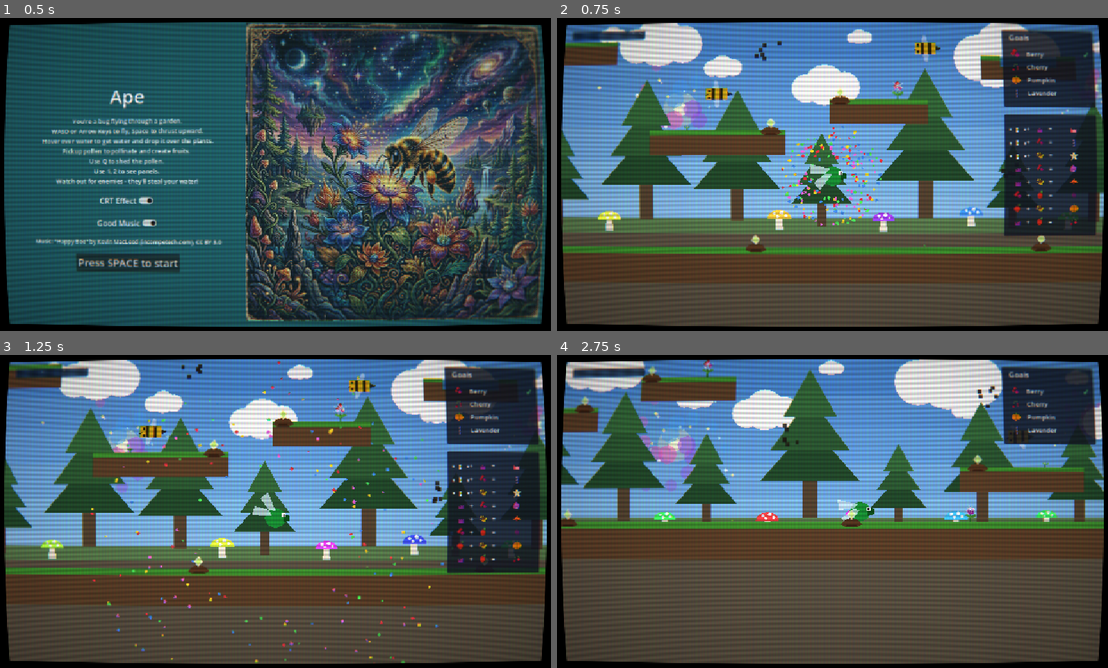
Above: before the commit, frames 1-4 (two rows, left to right).
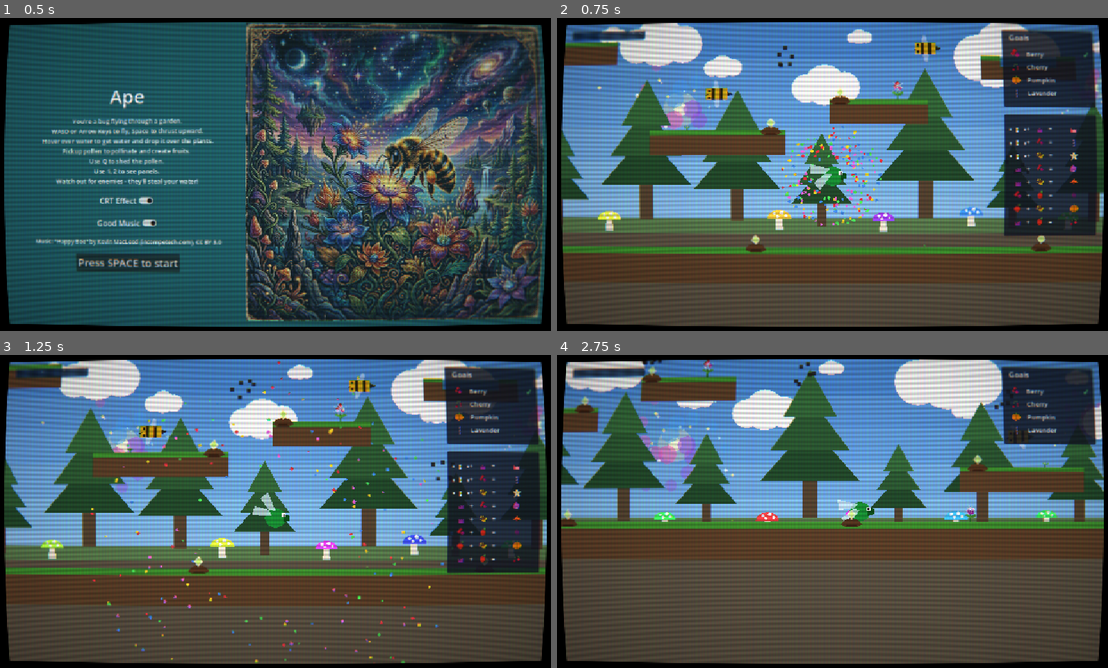
Above: after the commit, the same moments.

Repository: AntonioDrusin/ape
Game: Godot game, scene res://scenes/main_menu.tscn
The game is run twice, just before and just after one commit, with the same random seed, the same clock (stepped at 60 frames per second) and the same inputs.
Inputs:
- Up to frame 1 (0.5 s): no input
- Up to frame 2 (0.75 s): click "Press SPACE to start" at 0.5 s
- Up to frame 3 (1.25 s): no input
- Up to frame 4 (2.75 s): tap Enter (ui_accept) at 1.25, 1.52, 1.82, 2.27, 2.57 s; hold D (move_right) from 1.28 s (still down); tap Q (shed_pollen) at 1.35 s; tap 1 (toggle_combo_chart) at 2.1 s

Frame 1 is identical in both runs. In frame 2, 0.1% of the frame differs, in the area x 35-86%, y 7-52%; in frame 3, 0.2%; in frame 4, 0.3%, in the area x 15-83%, y 1-30%.

Commit message:
rename enemies

Diff:
--- a/ape/godot/scenes/main.tscn
+++ b/ape/godot/scenes/main.tscn
@@ -8,12 +8,12 @@
 [ext_resource type="AudioStream" uid="uid://bwbe83n6rs56a" path="res://assets/audio/happy_bee.mp3" id="6"]
 [ext_resource type="AudioStream" uid="uid://b0hh6t1xdlsww" path="res://assets/audio/Entropy of the Infinite.mp3" id="16"]
 [ext_resource type="Script" path="res://scripts/game_music.gd" id="17"]
-[ext_resource type="PackedScene" path="res://scenes/enemy.tscn" id="7"]
+[ext_resource type="PackedScene" path="res://scenes/small_swarm.tscn" id="7"]
 [ext_resource type="PackedScene" path="res://scenes/seedling.tscn" id="8"]
 [ext_resource type="Script" uid="uid://d2fmlpv1wje64" path="res://scripts/main.gd" id="9"]
 [ext_resource type="PackedScene" path="res://scenes/plot.tscn" id="11"]
 [ext_resource type="PackedScene" path="res://scenes/background.tscn" id="12"]
-[ext_resource type="PackedScene" path="res://scenes/flower_guard.tscn" id="13"]
+[ext_resource type="PackedScene" path="res://scenes/wasp.tscn" id="13"]
 [ext_resource type="PackedScene" path="res://scenes/tree_trunk_wall.tscn" id="14"]
 [ext_resource type="PackedScene" path="res://scenes/crt_overlay.tscn" id="15"]
 
@@ -75,19 +75,19 @@
 position = Vector2(260, 152)
 scale = Vector2(0.6, 0.5)
 
-[node name="Enemy1" parent="." unique_id=1267444526 instance=ExtResource("7")]
+[node name="SmallSwarm1" parent="." unique_id=1267444526 instance=ExtResource("7")]
 position = Vector2(-72, 142)
 
-[node name="Enemy2" parent="." unique_id=229904036 instance=ExtResource("7")]
+[node name="SmallSwarm2" parent="." unique_id=229904036 instance=ExtResource("7")]
 position = Vector2(782, 173)
 
-[node name="Enemy3" parent="." unique_id=711714668 instance=ExtResource("7")]
+[node name="SmallSwarm3" parent="." unique_id=711714668 instance=ExtResource("7")]
 position = Vector2(650, -30)
 
-[node name="Enemy4" parent="." unique_id=1179278487 instance=ExtResource("7")]
+[node name="SmallSwarm4" parent="." unique_id=1179278487 instance=ExtResource("7")]
 position = Vector2(900, 300)
 
-[node name="Enemy5" parent="." unique_id=1510524078 instance=ExtResource("7")]
+[node name="SmallSwarm5" parent="." unique_id=1510524078 instance=ExtResource("7")]
 position = Vector2(247, 295)
 
 [node name="Seedling1" parent="." unique_id=56172713 instance=ExtResource("8")]
@@ -144,7 +144,7 @@
 growth = 35.0
 bloom_type = 4
 
-[node name="FlowerGuard1" parent="." unique_id=1294773526 instance=ExtResource("13")]
+[node name="Wasp1" parent="." unique_id=1294773526 instance=ExtResource("13")]
 position = Vector2(1002, 181)
 
 [node name="BoundsTop" parent="." unique_id=1411292306 instance=ExtResource("4")]
@@ -161,19 +161,19 @@
 [node name="BoundsRight" parent="." unique_id=1642406532 instance=ExtResource("14")]
 position = Vector2(1220, 70)
 
-[node name="Enemy6" parent="." unique_id=559242830 instance=ExtResource("7")]
+[node name="SmallSwarm6" parent="." unique_id=559242830 instance=ExtResource("7")]
 position = Vector2(-273, 79)
 
-[node name="Enemy7" parent="." unique_id=2030795838 instance=ExtResource("7")]
+[node name="SmallSwarm7" parent="." unique_id=2030795838 instance=ExtResource("7")]
 position = Vector2(402, 210)
 
-[node name="Enemy8" parent="." unique_id=776101015 instance=ExtResource("7")]
+[node name="SmallSwarm8" parent="." unique_id=776101015 instance=ExtResource("7")]
 position = Vector2(812, -104)
 
-[node name="Enemy9" parent="." unique_id=555111222 instance=ExtResource("7")]
+[node name="SmallSwarm9" parent="." unique_id=555111222 instance=ExtResource("7")]
 position = Vector2(710, -250)
 
-[node name="Enemy10" parent="." unique_id=555111333 instance=ExtResource("7")]
+[node name="SmallSwarm10" parent="." unique_id=555111333 instance=ExtResource("7")]
 position = Vector2(375, 94)
 
 [node name="Platform9" parent="." unique_id=1988330634 instance=ExtResource("1")]
@@ -214,16 +214,16 @@
 [node name="Plot9" parent="." unique_id=1371631756 instance=ExtResource("11")]
 position = Vector2(920, 244)
 
-[node name="FlowerGuard2" parent="." unique_id=771775191 instance=ExtResource("13")]
+[node name="Wasp2" parent="." unique_id=771775191 instance=ExtResource("13")]
 position = Vector2(-191, 188)
 
-[node name="FlowerGuard3" parent="." unique_id=123984219 instance=ExtResource("13")]
+[node name="Wasp3" parent="." unique_id=123984219 instance=ExtResource("13")]
 position = Vector2(529, 263)
 
-[node name="FlowerGuard4" parent="." unique_id=1536827063 instance=ExtResource("13")]
+[node name="Wasp4" parent="." unique_id=1536827063 instance=ExtResource("13")]
 position = Vector2(83, 127)
 
-[node name="FlowerGuard5" parent="." unique_id=1714610262 instance=ExtResource("13")]
+[node name="Wasp5" parent="." unique_id=1714610262 instance=ExtResource("13")]
 position = Vector2(607, -19)
 
 [node name="CrtOverlay" parent="." unique_id=1837465920 instance=ExtResource("15")]
--- a/ape/godot/scenes/enemy.tscn
+++ b/ape/godot/scenes/small_swarm.tscn
@@ -1,12 +1,12 @@
 [gd_scene load_steps=4 format=3]
 
-[ext_resource type="Script" path="res://scripts/enemy.gd" id="1"]
+[ext_resource type="Script" path="res://scripts/small_swarm.gd" id="1"]
 [ext_resource type="AudioStream" path="res://assets/audio/water_steal.ogg" id="2"]
 
 [sub_resource type="CircleShape2D" id="CircleShape2D_1"]
 radius = 20.0
 
-[node name="Enemy" type="Area2D" groups=["enemy"]]
+[node name="SmallSwarm" type="Area2D" groups=["small_swarm"]]
 monitorable = false
 monitoring = true
 script = ExtResource("1")
--- a/ape/godot/scenes/flower_guard.tscn
+++ b/ape/godot/scenes/wasp.tscn
@@ -1,14 +1,14 @@
 [gd_scene load_steps=6 format=3]
 
-[ext_resource type="Script" path="res://scripts/flower_guard.gd" id="1"]
+[ext_resource type="Script" path="res://scripts/wasp.gd" id="1"]
 [ext_resource type="Script" path="res://scripts/wings.gd" id="2"]
 [ext_resource type="AudioStream" path="res://assets/audio/water_suck.wav" id="3"]
-[ext_resource type="AudioStream" path="res://assets/audio/flower_guard_hit.wav" id="4"]
+[ext_resource type="AudioStream" path="res://assets/audio/wasp_hit.wav" id="4"]
 
 [sub_resource type="CircleShape2D" id="CircleShape2D_1"]
 radius = 24.0
 
-[node name="FlowerGuard" type="Area2D" groups=["flower_guard"]]
+[node name="Wasp" type="Area2D" groups=["wasp"]]
 monitorable = false
 monitoring = true
 script = ExtResource("1")
--- a/ape/godot/scripts/player.gd
+++ b/ape/godot/scripts/player.gd
@@ -222,7 +222,7 @@
 
 
 ## Plays the small "pollen lost" puff + sound, shared by shedding, a fizzled
-## pollination attempt, and an enemy knocking pollen off on touch.
+## pollination attempt, and a hazard knocking pollen off on touch.
 func _play_pollen_puff() -> void:
 	pollen_puff.restart()
 	pollen_puff.emitting = true
@@ -314,8 +314,8 @@
 	water_level_changed.emit(water_level)
 
 
-## Called by an enemy on touch (duck-typed, mirrors steal_water()): knocks
-## the carried pollen off. No-op if not carrying any, since the enemy calls
+## Called by a hazard on touch (duck-typed, mirrors steal_water()): knocks
+## the carried pollen off. No-op if not carrying any, since the hazard calls
 ## this unconditionally on every touch.
 func lose_pollen() -> void:
 	if not has_pollen:
--- a/ape/godot/scripts/enemy.gd
+++ b/ape/godot/scripts/small_swarm.gd
@@ -3,7 +3,7 @@
 ## A drifting gnat-cloud hazard that steals water and knocks off carried
 ## pollen from the player on touch.
 ## Movement is a leash, not free-roaming: targets are picked within
-## wander_radius of the spawn position, so enemies placed near different
+## wander_radius of the spawn position, so swarms placed near different
 ## platforms in the level stay spread out instead of drifting into one
 ## cluster.
 ## Each speck under Visual orbits its own center point at its own radius and
@@ -77,7 +77,7 @@
 
 ## The player is a physics body, so this Area2D detects it directly via
 ## body_entered — no per-tick polling like the Area2D-vs-Area2D detectables.
-## Duck-typed on steal_water()/lose_pollen() so the enemy doesn't depend on
+## Duck-typed on steal_water()/lose_pollen() so the swarm doesn't depend on
 ## the player class; the player owns clamping its own state and notifying
 ## the HUD. Seeds are never touched here — losing a seed would be too
 ## punishing, per REQUIREMENTS.md. One steal_sound play per touch even
--- a/ape/godot/scripts/flower_guard.gd
+++ b/ape/godot/scripts/wasp.gd
@@ -7,7 +7,7 @@
 ## windup before it would ever lunge. Step 3 (this): once windup
 ## completes, dashes at the player's position captured at that instant
 ## (not homing), eases back onto the orbit circle, then resets aggro and
-## gates re-noticing for reaggro_cooldown. Unlike enemy.gd's random
+## gates re-noticing for reaggro_cooldown. Unlike small_swarm.gd's random
 ## leash-wander, the orbit is a fixed circle around the guard's own spawn
 ## point so it always reads as territorial rather than roaming free. The
 ## visual stays level (no spin) so the guard always reads as horizontal,
@@ -17,8 +17,8 @@
 @export var orbit_speed: float = 1.2
 
 ## Step 2 aggro/telegraph tuning. Kept as local @exports (not GameplayTuning)
-## to stay consistent with this script's own Step 1 precedent and enemy.gd's
-## style; see REQUIREMENTS.md's architectural direction. Placeholder values,
+## to stay consistent with this script's own Step 1 precedent and
+## small_swarm.gd's style; see REQUIREMENTS.md's architectural direction. Placeholder values,
 ## meant to be tuned against the player's real droplet range in Step 4.
 @export var notice_range: float = 144.0
 @export var aggro_build_rate: float = 0.8
@@ -31,7 +31,7 @@
 ## Step 3 lunge/punishment tuning. Same local-@export precedent as above.
 @export var lunge_speed: float = 260.0
 @export var reaggro_cooldown: float = 1.5
-@export var steal_amount: float = 0.35 ## matches enemy.gd's default so the two hazards feel like siblings
+@export var steal_amount: float = 0.35 ## matches small_swarm.gd's default so the two hazards feel like siblings
 
 const FACING_TURN_SPEED := 12.0
 
@@ -171,7 +171,7 @@
 	_reaggro_cooldown_timer = reaggro_cooldown
 
 
-## Mirrors enemy.gd's _on_body_entered exactly (duck-typed steal_water()/
+## Mirrors small_swarm.gd's _on_body_entered exactly (duck-typed steal_water()/
 ## lose_pollen(), seeds untouched). Unlike Step 3's original version, this
 ## fires in any state -- brushing the guard's body punishes the same as a
 ## lunge connecting, so grazing it mid-patrol/windup isn't a free pass just
Not shown, changed: ape/godot/assets/audio/wasp_hit.wav.import
Not shown, added: ape/godot/scripts/galaxy_swirl.gd.uid
Not shown, added: ape/godot/scripts/mushroom_glow.gd.uid
Renamed: ape/godot/scripts/enemy.gd.uid -> ape/godot/scripts/small_swarm.gd.uid
Renamed: ape/godot/scripts/flower_guard.gd.uid -> ape/godot/scripts/wasp.gd.uid
Not shown, changed: ape/godot/ARCHITECTURE.md
Not shown, changed: ape/godot/assets/audio/goal_checked.wav
Not shown, added: ape/godot/assets/audio/wasp_hit.wav
Not shown, changed: ape/godot/assets/audio/win_fanfare.wav
